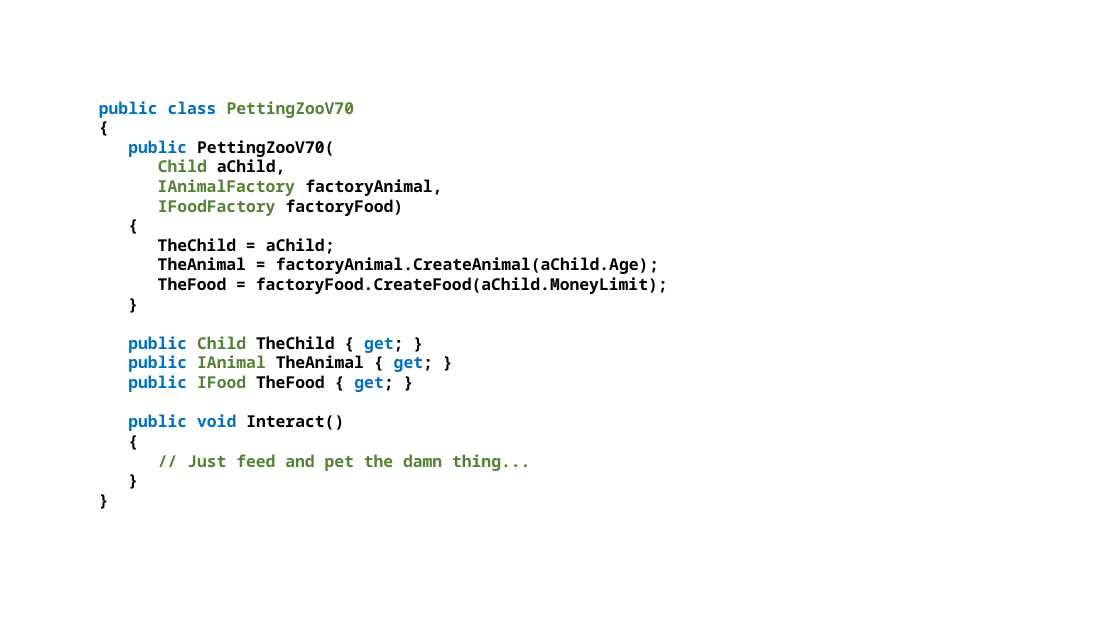
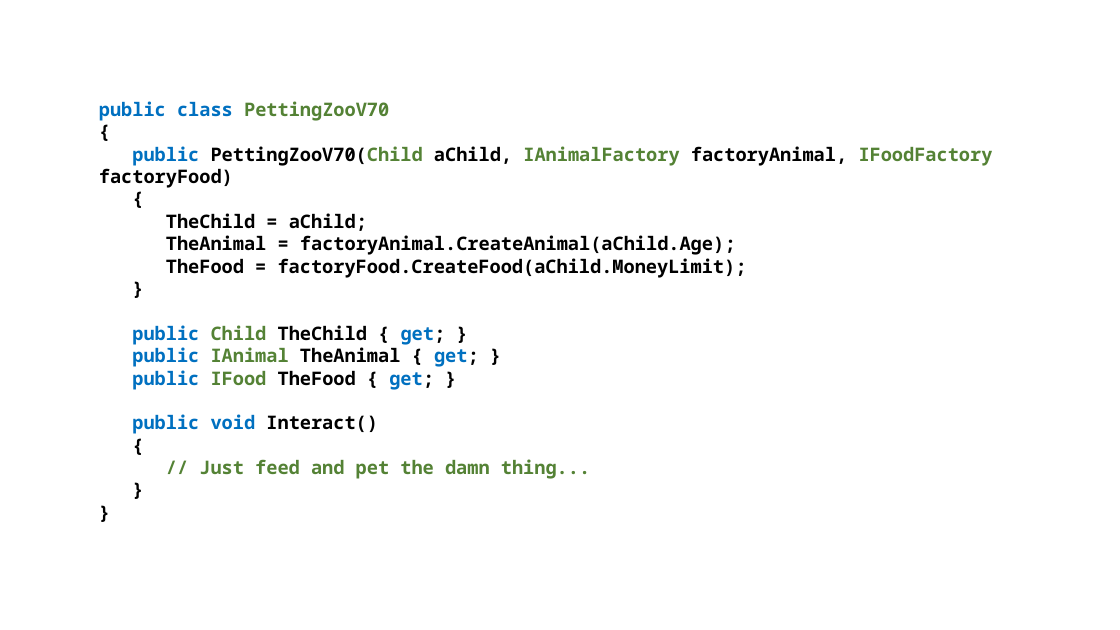
Before and after one commit to perl-easj/Teaching-materials, a slide deck: slide 13 of CSharpProgramming/Presentations/OOProgPartIII/AbstractFactory.pptx. Drawn at 1120x630 pixels with LibreOffice and Linux fonts; fonts in the diff are those of the drawing. Boxes give left, top, right and bottom in pixels: in the first picture for what was removed or moved away, otherwise in the second. Text is boxed around its words. In the diff, an @@ line names an element or a change of style, - is before the commit and + after.

```diff
--- a/CSharpProgramming/Presentations/OOProgPartIII/AbstractFactory.pptx
+++ b/CSharpProgramming/Presentations/OOProgPartIII/AbstractFactory.pptx
@@ text at (99, 101, 747, 479): size 14 to 16 pt in "public class PettingZooV70", "{", "{", "TheChild = aChild;" and 11 more places @@
@@ text at (99, 146, 993, 188): text changed; size 14 to 16 pt @@
-public PettingZooV70(
-Child aChild,
-IAnimalFactory factoryAnimal,
-IFoodFactory factoryFood)
+public PettingZooV70(Child aChild, IAnimalFactory factoryAnimal, IFoodFactory factoryFood)
```
Also in this commit, not shown: 12 other slides changed, 3 other files.
